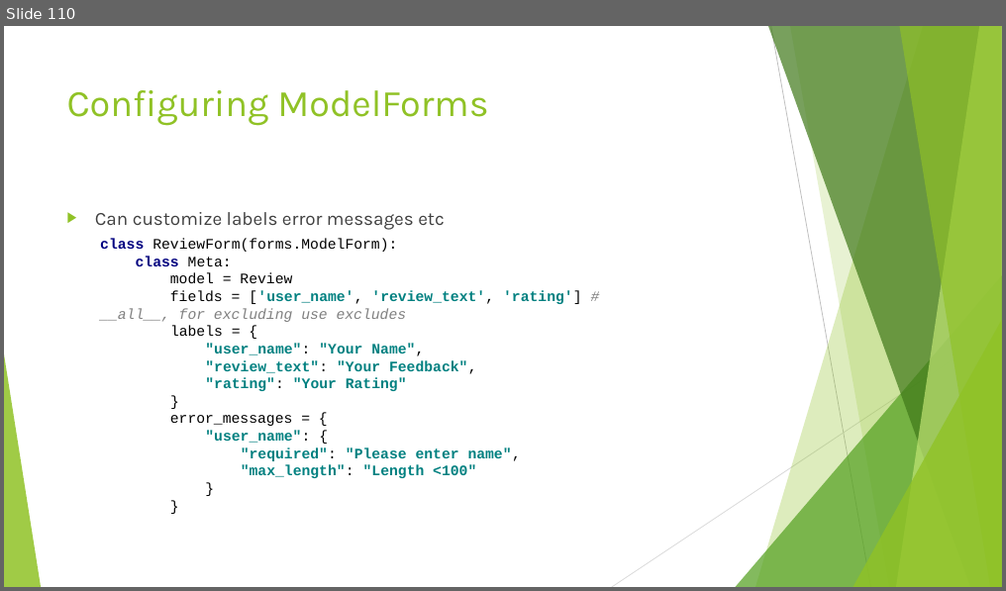
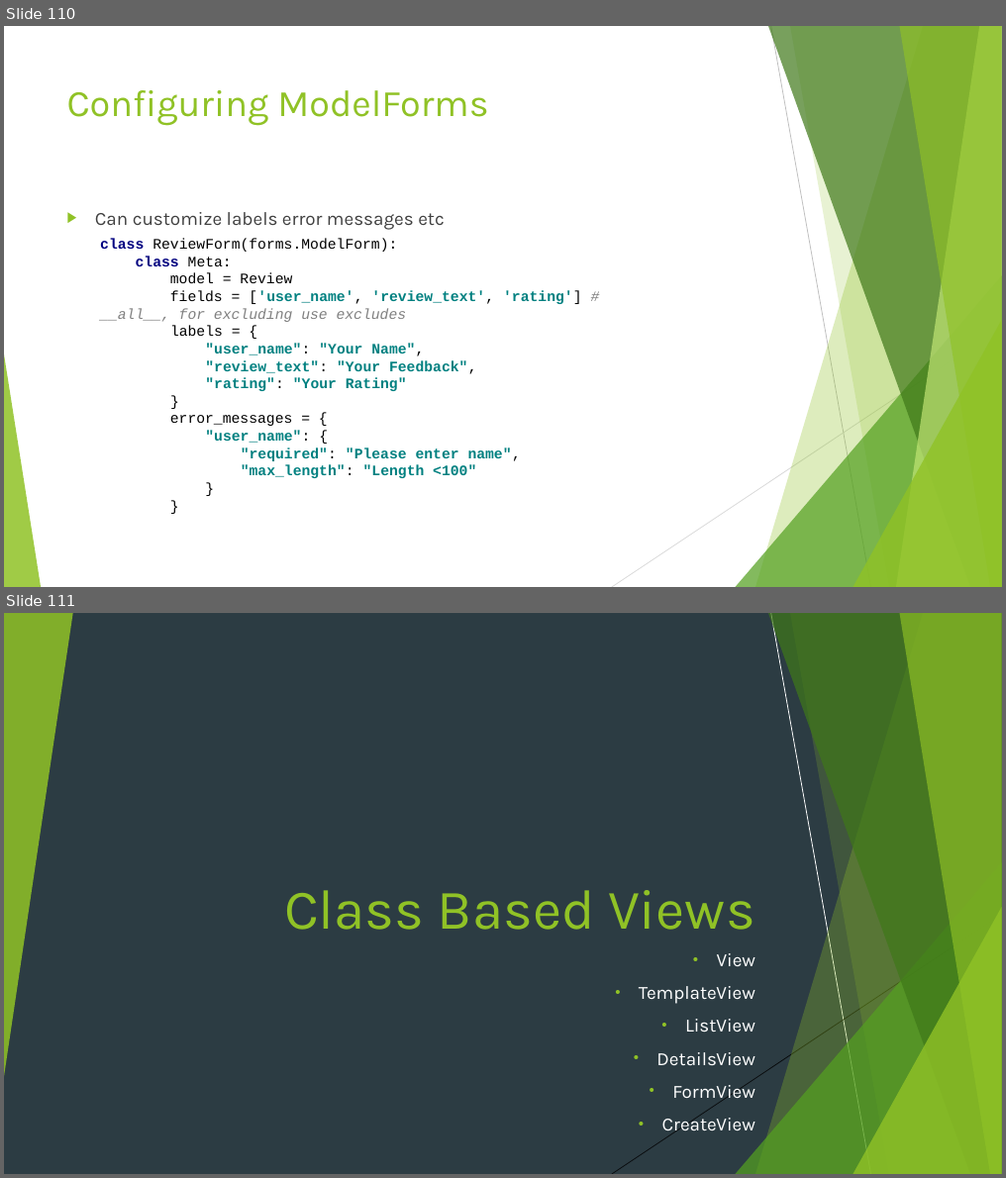
Before and after one commit to edyoda/PD-281220-Session-Code, a slide deck: Django EdYoda.pptx. Shown one above the other, each under a label of ours: slide 110 before the commit, slides 110 and 111 after it. The pictures are 1006x591 and 1006x1178 pixels, drawn with LibreOffice and Linux fonts; fonts in the diff are those of the drawing. Boxes give left, top, right and bottom in pixels: in the first picture for what was removed or moved away, otherwise in the second. Text is boxed around its words. In the diff, an @@ line names an element or a change of style, - is before the commit and + after.

Commit message:
Class based views

```diff
--- a/Django EdYoda.pptx
+++ b/Django EdYoda.pptx
@@ slide 111 added at box(4, 613, 1002, 1174), background #2C3C43; not listed: 7 template elements that a slide beside it also shows @@
@@ triangle added at box(4, 613, 73, 1077), fill #90C226 at 85% opacity @@
@@ rectangle added at box(4, 613, 1002, 1174), fill #2C3C43 @@
@@ group added at box(4, 613, 1002, 1174): 4 freeform shapes, 3 triangles, 2 lines @@
@@ line added from (771, 613) to (871, 1174), #000000 0.75 pt @@
@@ title added at box(284, 890, 755, 930), 54 pt, text #90C226 @@
+Class Based Views
@@ line added from (1002, 915) to (612, 1174), #000000 0.75 pt @@
@@ subtitle added at box(639, 954, 756, 1137), 18 pt, text #FFFFFF @@
+• View
+• TemplateView
+• ListView
+• DetailsView
+• FormView
+• CreateView
```
Also in this commit, not shown: 8 slides changed, 12 other slides added, 23 other files.
